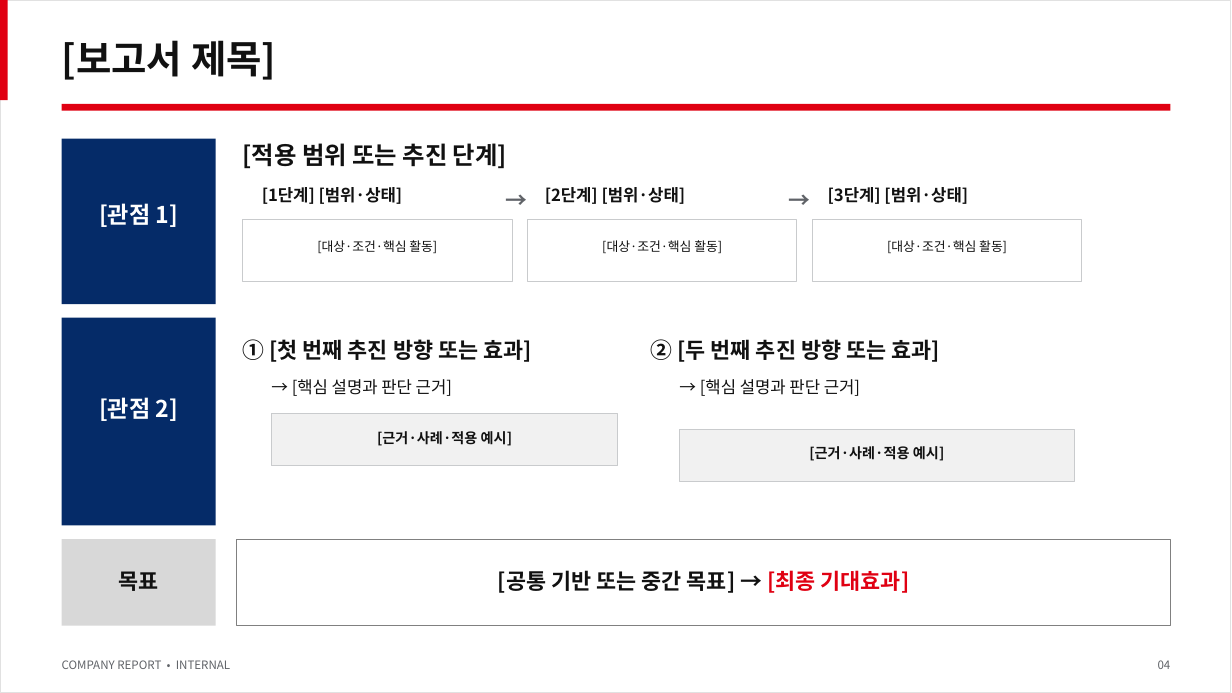
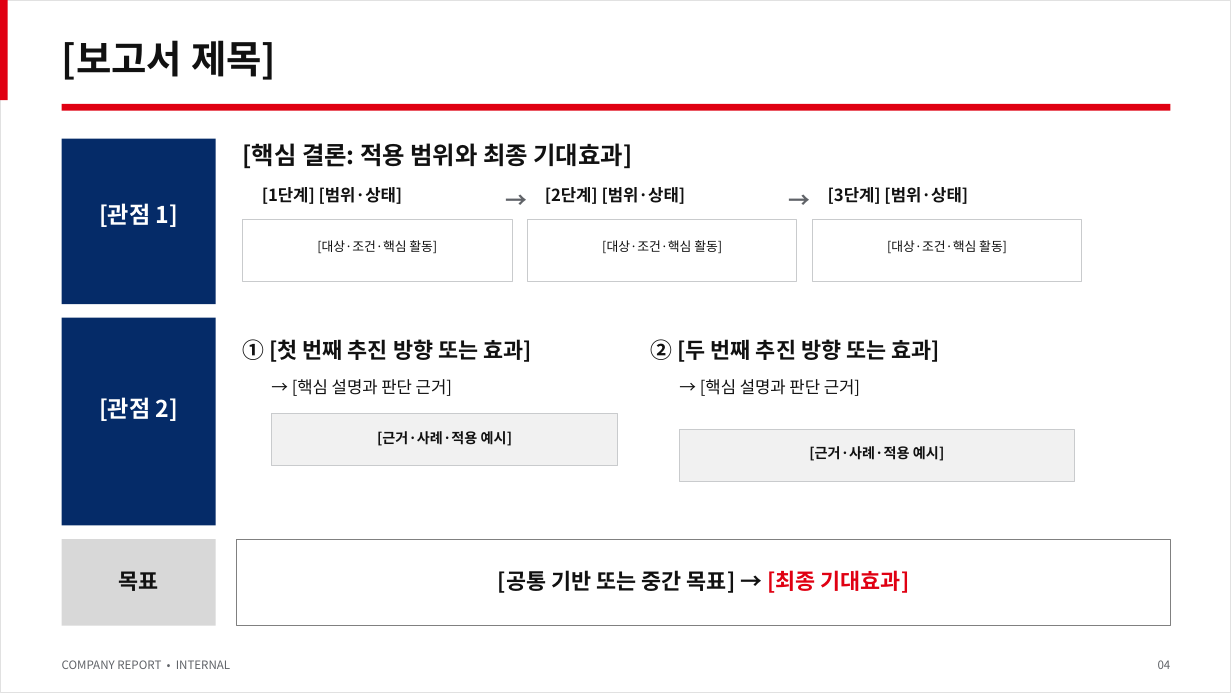
Before and after one commit to SungmoKim/skill-company-report-maker, a slide deck: slide 4 of plugins/company-report/skills/company-report/assets/template.pptx. Drawn at 1232x693 pixels with LibreOffice and Linux fonts; fonts in the diff are those of the drawing. Boxes give left, top, right and bottom in pixels: in the first picture for what was removed or moved away, otherwise in the second. Text is boxed around its words. In the diff, an @@ line names an element or a change of style, - is before the commit and + after.

```diff
--- a/plugins/company-report/skills/company-report/assets/template.pptx
+++ b/plugins/company-report/skills/company-report/assets/template.pptx
@@ text at [243,143,632,169]: text changed @@
-[적용 범위 또는 추진 단계]
+[핵심 결론: 적용 범위와 최종 기대효과]
```
Also in this commit, not shown: 5 other slides changed, 5 other files.
